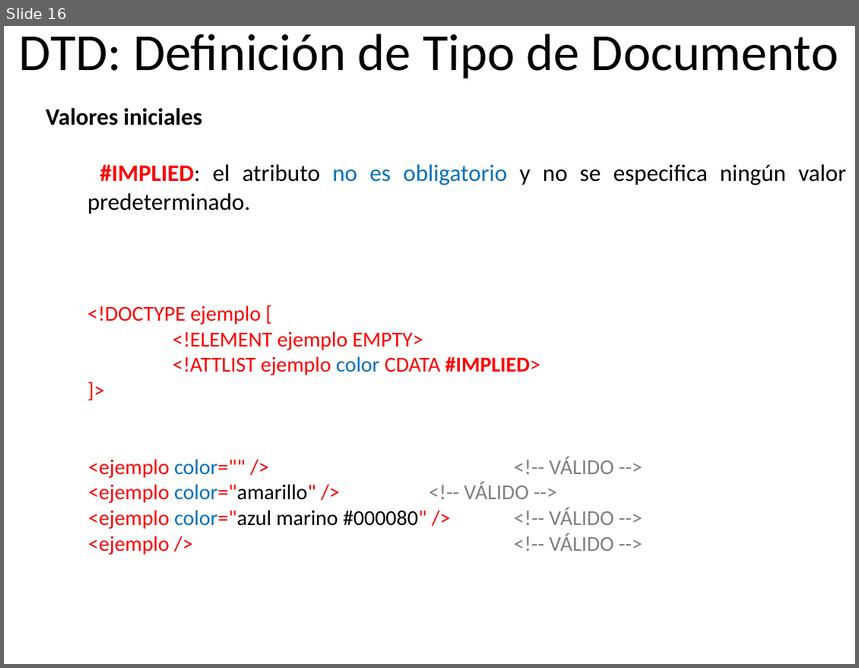
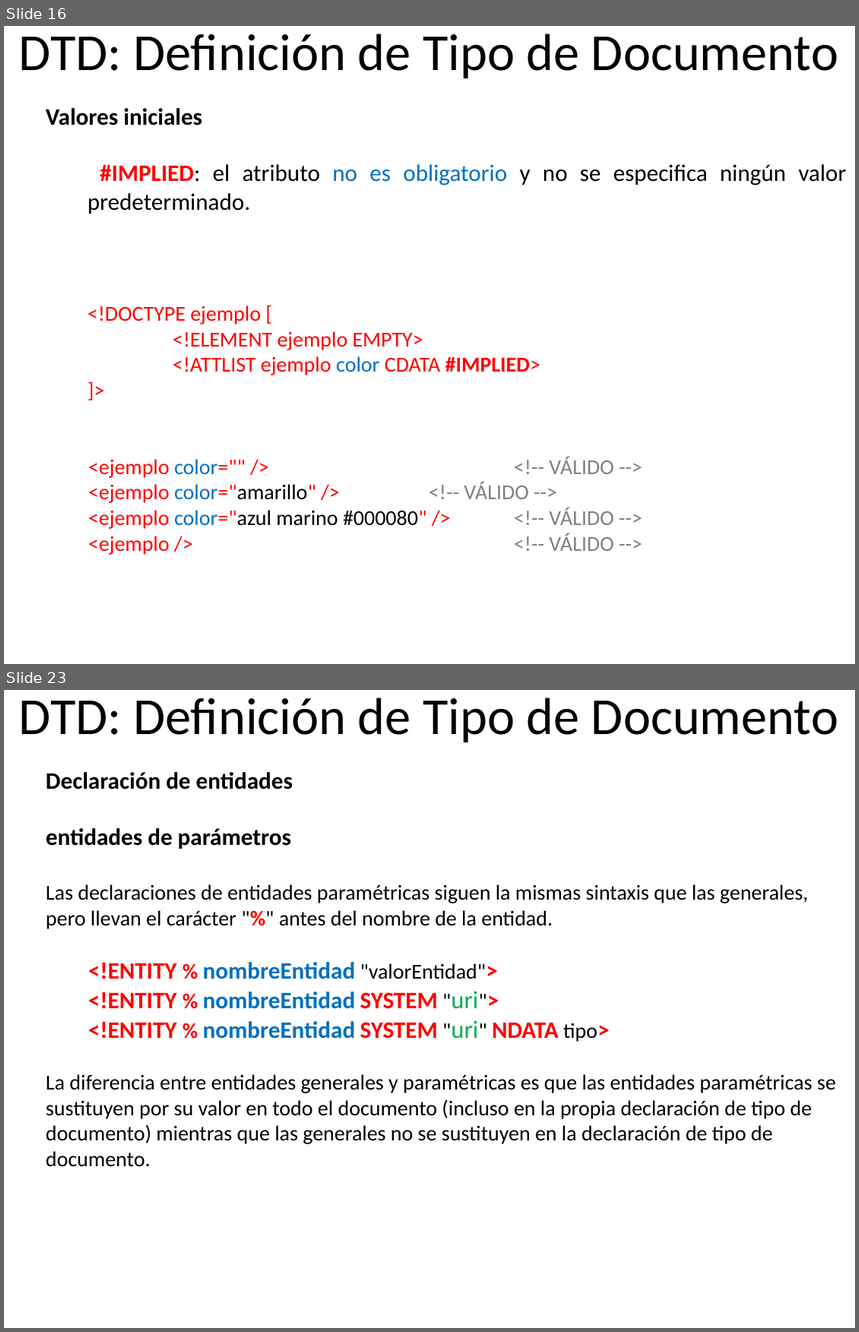
Before and after one commit to germanarcos/LM, a slide deck: xml/25 DTD avanzados.pptx. Shown one above the other, each under a label of ours: slide 16 before the commit, slides 16 and 23 after it; the slides between them are not shown. The pictures are 859x668 and 859x1332 pixels, drawn with LibreOffice and Linux fonts; fonts in the diff are those of the drawing. Boxes give left, top, right and bottom in pixels: in the first picture for what was removed or moved away, otherwise in the second. Text is boxed around its words. In the diff, an @@ line names an element or a change of style, - is before the commit and + after.

```diff
--- a/xml/25 DTD avanzados.pptx
+++ b/xml/25 DTD avanzados.pptx
@@ slide 23 added at bbox=[4, 690, 855, 1328], background #FFFFFF @@
@@ title added at bbox=[19, 698, 838, 742], 44 pt, text #000000 @@
+DTD: Definición de Tipo de Documento
@@ text added at bbox=[46, 772, 836, 1167], 18 pt, text #000000 @@
+Declaración de entidades
+entidades de parámetros
+Las declaraciones de entidades paramétricas siguen la mismas sintaxis que las generales, pero llevan el carácter "%" antes del nombre de la entidad.
+  <!ENTITY % nombreEntidad "valorEntidad">
+  <!ENTITY % nombreEntidad SYSTEM "uri">
+  <!ENTITY % nombreEntidad SYSTEM "uri" NDATA tipo>
+La diferencia entre entidades generales y paramétricas es que las entidades paramétricas se sustituyen por su valor en todo el documento (incluso en la propia declaración de tipo de documento) mientras que las generales no se sustituyen en la declaración de tipo de documento.
```
Also in this commit, not shown: 13 slides changed, 5 other slides added.
